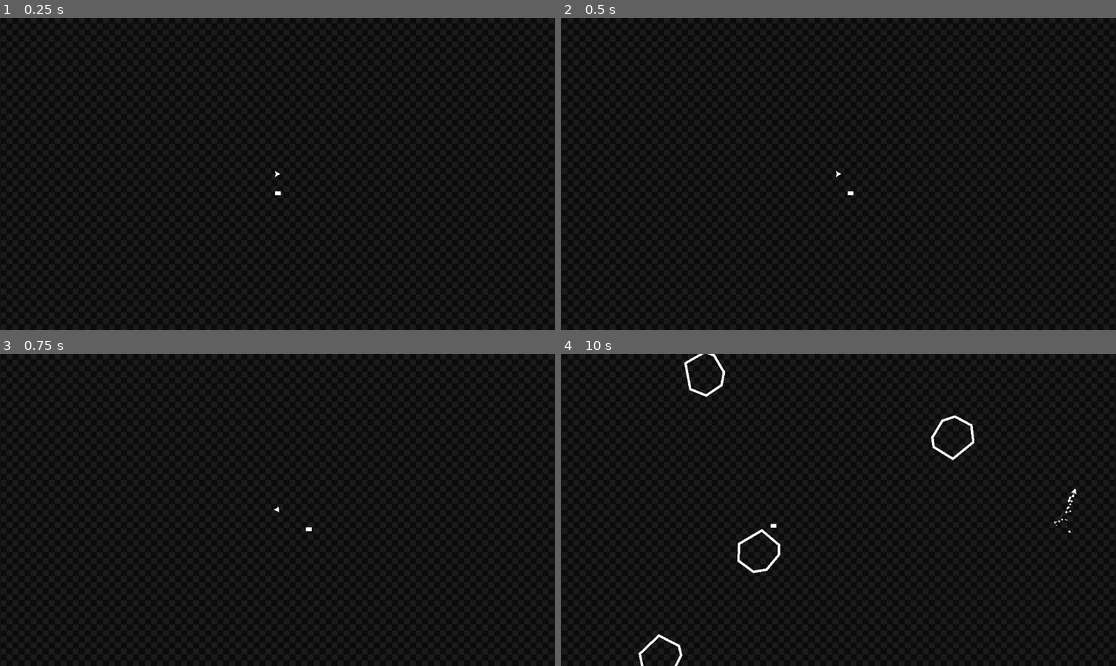
Above: before the commit, frames 1-4 (two rows, left to right).
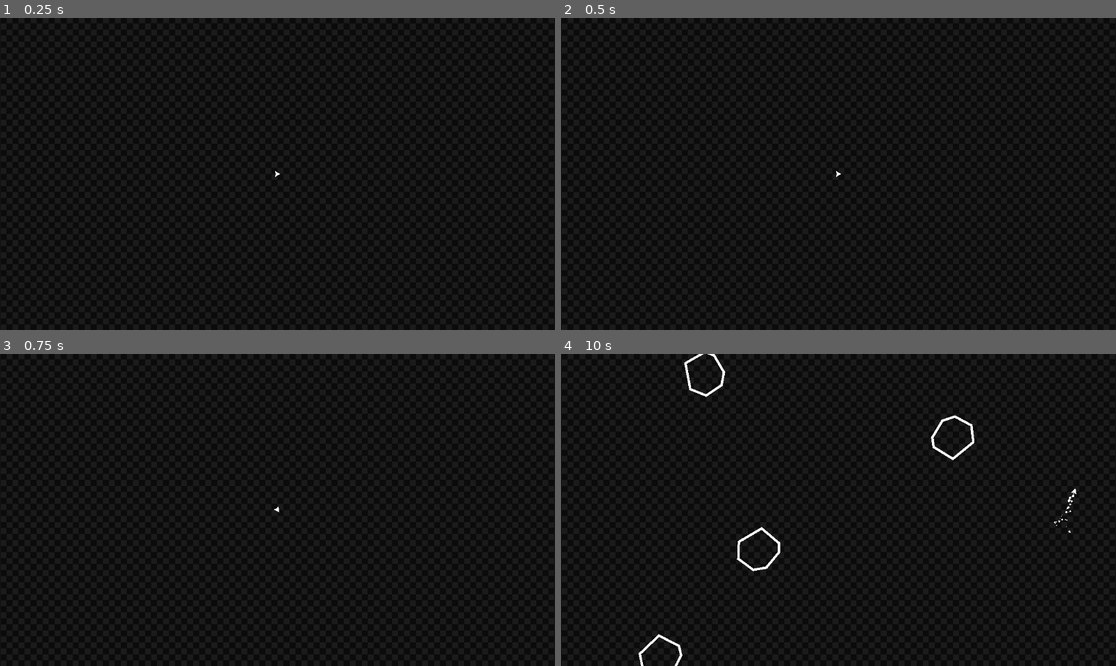
Above: after the commit, the same moments.

Repository: VI6IX/asteroidestroy
Game: Godot game, scene res://scenes/main.tscn
Two runs of this game, one before a commit and one after it. Both use one fixed random seed, a clock stepped at 60 frames per second and the inputs below.
Inputs:
- Up to frame 1 (0.25 s): no input
- Up to frame 2 (0.5 s): no input
- Up to frame 3 (0.75 s): tap Enter at 0.5 s; hold D (pan_Right) from 0.53 s (still down); hold Space (shoot) from 0.53 s (still down)
- Up to frame 4 (10 s): release D (pan_Right) at 1.28 s; release Space (shoot) at 1.28 s; hold A (pan_Left) 1.28-2.03 s; tap Space (shoot) every 1.5 s from 1.35 to 8.85 s; tap Enter at 2 s; hold D (pan_Right) 2.03-2.78 s; hold Space (shoot) 2.03-2.78 s; hold W (thrust) 2.78-3.53 s; hold Space (shoot) 3.53-4.28 s; hold A (pan_Left) 3.53-5.78 s; hold Space (shoot) 5.03-5.78 s; hold D (pan_Right) 5.78-6.53 s; hold W (thrust) 6.53-7.28 s; hold Space (shoot) 6.53-7.28 s; hold D (pan_Right) 7.28-8.03 s; hold Space (shoot) 8.03-8.78 s; hold A (pan_Left) 8.03-9.53 s; hold W (thrust) from 9.53 s (still down); hold Space (shoot) from 9.53 s (still down)

The runs differ from the first frame. In frame 1, less than 0.1% of the frame differs, in the area x 49-51%, y 55-57%; in frame 2, less than 0.1%; in frame 3, less than 0.1%; in frame 4, 0.3%, in the area x 31-40%, y 54-71%.

Commit message:
refactor: rename PlayerInput.gd to player.gd

Diff:
--- a/scenes/main.tscn
+++ b/scenes/main.tscn
@@ -1,10 +1,8 @@
-[gd_scene load_steps=6 format=3 uid="uid://d3ywxnuywqkas"]
+[gd_scene load_steps=4 format=3 uid="uid://d3ywxnuywqkas"]
 
 [ext_resource type="Texture2D" uid="uid://bwjh8jchtqmkd" path="res://sprites/Checkers.jpg" id="1_sugp2"]
 [ext_resource type="PackedScene" uid="uid://da4a51vt5oopy" path="res://scenes/player.tscn" id="2_0wfyh"]
 [ext_resource type="PackedScene" uid="uid://cobe1su6w6kvs" path="res://scenes/asteroid_spawner.tscn" id="3_sugp2"]
-[ext_resource type="PackedScene" uid="uid://cbl1l66gwby0o" path="res://scenes/bullet.tscn" id="4_jyhfs"]
-[ext_resource type="PackedScene" uid="uid://ea2vv836t3ay" path="res://scenes/components/component_wrap.tscn" id="5_tbgi4"]
 
 [node name="Main" type="Node2D"]
 
@@ -22,9 +20,3 @@
 zoom = Vector2(0.5, 0.5)
 
 [node name="Asteroid Spawner" parent="." instance=ExtResource("3_sugp2")]
-
-[node name="Bullet" parent="." instance=ExtResource("4_jyhfs")]
-position = Vector2(-26, 80)
-
-[node name="WrapComponent" parent="Bullet" node_paths=PackedStringArray("COMPONENT_PARENT") instance=ExtResource("5_tbgi4")]
-COMPONENT_PARENT = NodePath("..")
--- a/scenes/player.tscn
+++ b/scenes/player.tscn
@@ -1,6 +1,6 @@
 [gd_scene load_steps=7 format=3 uid="uid://da4a51vt5oopy"]
 
-[ext_resource type="Script" uid="uid://dthepradiqjj3" path="res://scripts/PlayerInput.gd" id="1_g2els"]
+[ext_resource type="Script" uid="uid://dthepradiqjj3" path="res://scripts/player.gd" id="1_g2els"]
 [ext_resource type="PackedScene" uid="uid://ea2vv836t3ay" path="res://scenes/components/component_wrap.tscn" id="2_qhqgy"]
 [ext_resource type="PackedScene" uid="uid://b0hbky5vy6dgi" path="res://scenes/particles/particles_thrust.tscn" id="3_qhqgy"]
 [ext_resource type="AudioStream" uid="uid://cri1cx0nhf7cj" path="res://audio/sfx_thrust.wav" id="4_dqkch"]
--- a/scripts/bullet.gd
+++ b/scripts/bullet.gd
@@ -1,11 +1,10 @@
 extends CharacterBody2D
 
-@export var BULLET_SPEED : float = 500;
-@export var MAX_SPEED : float = 1000;
+@export var BULLET_SPEED : float = 2000;
 
-func _process(delta: float) -> void:
-	if velocity.length() < MAX_SPEED:
-		velocity += transform.x * BULLET_SPEED * delta;
+func _process(_delta: float) -> void:
+	if velocity.length() < BULLET_SPEED:
+		velocity = transform.x * BULLET_SPEED;
 	else:
-		velocity = velocity.limit_length(MAX_SPEED);
+		velocity = velocity.limit_length(BULLET_SPEED);
 	move_and_slide();
Renamed: scripts/PlayerInput.gd -> scripts/player.gd
Renamed: scripts/PlayerInput.gd.uid -> scripts/player.gd.uid
